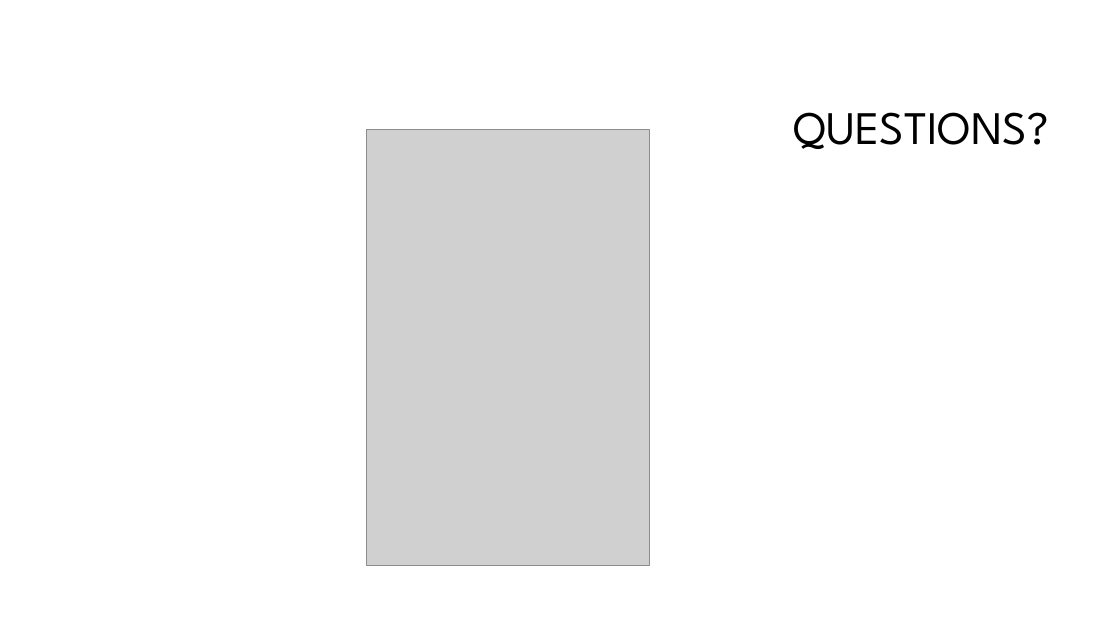
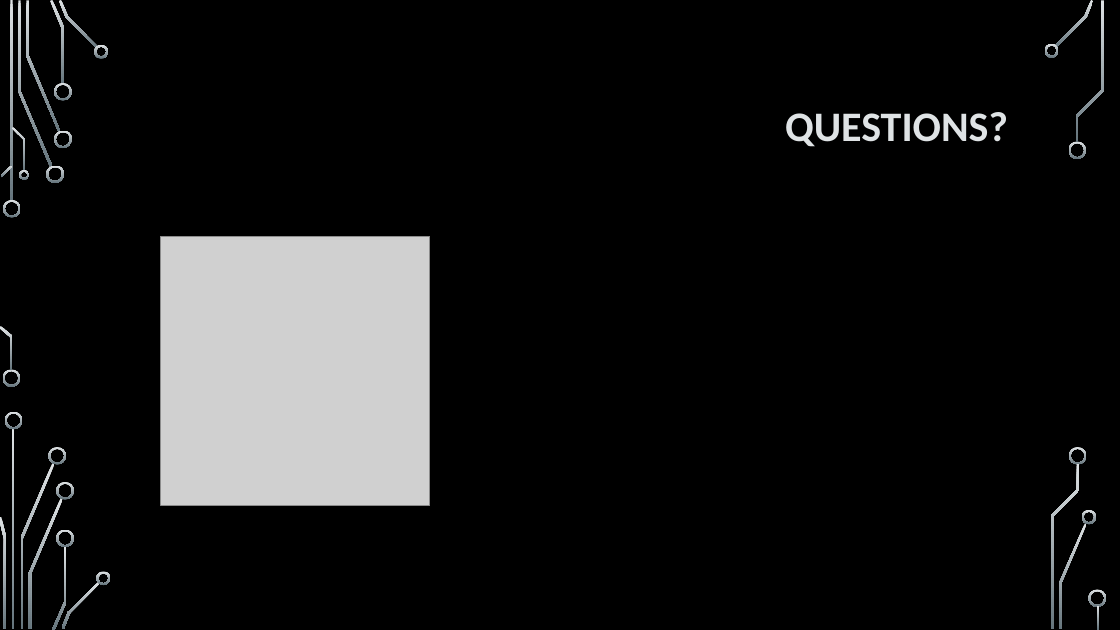
Before and after one commit to taggelos/Security, a slide deck: slide 27 of ChromeExtensions.pptx (slide 23 before the commit). Drawn at 1120x630 pixels with LibreOffice and Linux fonts; fonts in the diff are those of the drawing; grey boxes stand for pictures; background and template pictures are left out. Boxes give left, top, right and bottom in pixels: in the first picture for what was removed or moved away, otherwise in the second. Text is boxed around its words. In the diff, an @@ line names an element or a change of style, - is before the commit and + after.

```diff
--- a/ChromeExtensions.pptx
+++ b/ChromeExtensions.pptx
@@ background #FFFFFF to picture (left out) @@
@@ text "QUESTIONS?": place and size @@
-text "QUESTIONS?" at [793,112,1048,149]
+text "QUESTIONS?" at [785,112,1008,147]
@@ text "QUESTIONS?" at [785,112,1008,147]: size 40 to 36 pt, font League Spartan to Calibri, text colour #000000 to #DFE3E5, bold on; vertical alignment middle to top @@
@@ picture removed at [366,129,649,565] @@
@@ picture added at [160,236,429,505] @@
@@ group added at [0,0,1107,630]: 33 freeform shapes, 3 rectangles @@
```
Also in this commit, not shown: 1 other slide changed, 26 slides added, 22 slides removed, 1 other file.
